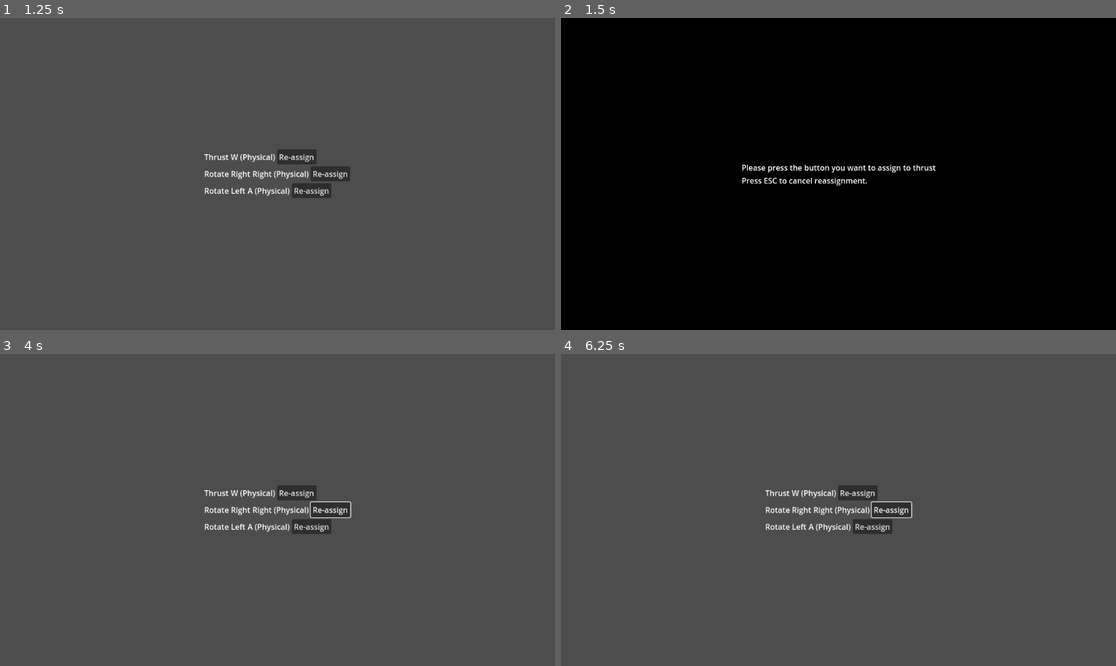
Above: before the commit, frames 1-4 (two rows, left to right).
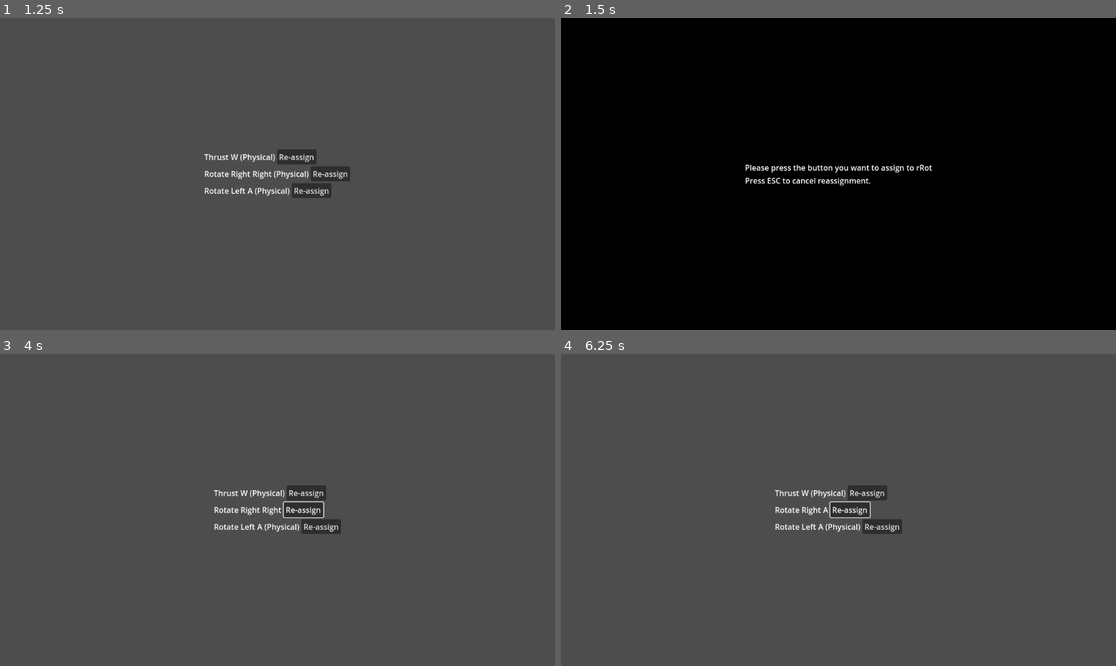
Above: after the commit, the same moments.

Repository: acidmath/DialIt
Game: Godot game, scene res://GameManager.tscn
Two runs of this game, one before a commit and one after it. Both use one fixed random seed, a clock stepped at 60 frames per second and the inputs below.
Inputs (mouse positions are in pixels of both pictures, inside the frame that each line leads up to):
- Up to frame 1 (1.25 s): click "Controls" at 0.5 s
- Up to frame 2 (1.5 s): click "Re-assign" at 1.25 s
- Up to frame 3 (4 s): click "Re-assign" at 2 s; click "Re-assign" at 2.75 s; tap Enter at 3.5 s; move the mouse to (399, 494) at 3.52 s; hold W (thrust) from 3.53 s (still down); hold A (lRot) from 3.53 s (still down); tap Right (rRot) at 3.8 s
- Up to frame 4 (6.25 s): tap Space at 4.25, 5.75 s; move the mouse to (727, 525) at 4.27 s; release W (thrust) at 4.28 s; release A (lRot) at 4.28 s; tap Right (rRot) at 4.35, 5.3 s; tap A (lRot) at 4.55, 6.05 s; tap Enter at 5 s; move the mouse to (894, 441) at 5.02 s; hold Mouse wheel up (ZoomIn) 5.03-5.78 s; hold W (thrust, bound only after the commit) from 5.03 s (still down); move the mouse to (810, 572) at 5.77 s; tap Mouse wheel down (ZoomOut) at 5.85 s

Frame 1 is identical in both runs. In frame 2, 0.8% of the frame differs, in the area x 32-68%, y 46-54%; in frame 3, 1.6%; in frame 4, 1.7%, in the area x 36-64%, y 42-58%.

Commit message:
map rotations, display updated mapping

Diff:
--- a/input_mapping.gd
+++ b/input_mapping.gd
@@ -10,8 +10,6 @@
 @onready var rotateLeftValueLabel = %RotateLeftValueLabel
 
 func _ready() -> void:
-	var t = InputMap.action_get_events("thrust")[0]
-	print(t.as_text())
 	thrustValueLabel.text = InputMap.action_get_events("thrust")[0].as_text()
 	rotateRightValueLabel.text = InputMap.action_get_events("rRot")[0].as_text()
 	rotateLeftValueLabel.text = InputMap.action_get_events("lRot")[0].as_text()
@@ -32,12 +30,22 @@
 	if isReassigning:
 		InputMap.action_erase_events(actionAssigning)
 		InputMap.action_add_event(actionAssigning, eventKey)
+		update_assignment_label()
 		stop_assignment()
 
 func stop_assignment():
 	inputReassignmentPanel.visible = false
 	isReassigning = false
 	actionAssigning = ""
+
+func update_assignment_label():
+	var key = InputMap.action_get_events(actionAssigning)[0].as_text()
+	if actionAssigning=="thrust":
+		thrustValueLabel.text = key
+	elif actionAssigning=="rRot":
+		rotateRightValueLabel.text = key
+	elif actionAssigning=="lRot":
+		rotateLeftValueLabel.text = key
 
 func return_to_main_menu():
 	get_tree().change_scene_to_file("uid://dvbl5xcd3wu8h")
@@ -52,3 +60,9 @@
 
 func thrust_button_pressed():
 	show_reassignment_dialog("thrust")
+
+func rotate_right_button_pressed():
+	show_reassignment_dialog("rRot")
+
+func rotate_left_button_pressed():
+	show_reassignment_dialog("lRot")
--- a/input_mapping_menu.tscn
+++ b/input_mapping_menu.tscn
@@ -108,5 +108,5 @@
 text = "Press ESC to cancel reassignment."
 
 [connection signal="pressed" from="CenterContainer/VBoxContainer/ThrustInput/ThrustButton" to="." method="thrust_button_pressed"]
-[connection signal="pressed" from="CenterContainer/VBoxContainer/RotateRightInput/RotateRightButton" to="." method="thrust_button_pressed"]
-[connection signal="pressed" from="CenterContainer/VBoxContainer/RotateLeftInput/RotateLeftButton" to="." method="thrust_button_pressed"]
+[connection signal="pressed" from="CenterContainer/VBoxContainer/RotateRightInput/RotateRightButton" to="." method="rotate_right_button_pressed"]
+[connection signal="pressed" from="CenterContainer/VBoxContainer/RotateLeftInput/RotateLeftButton" to="." method="rotate_left_button_pressed"]
